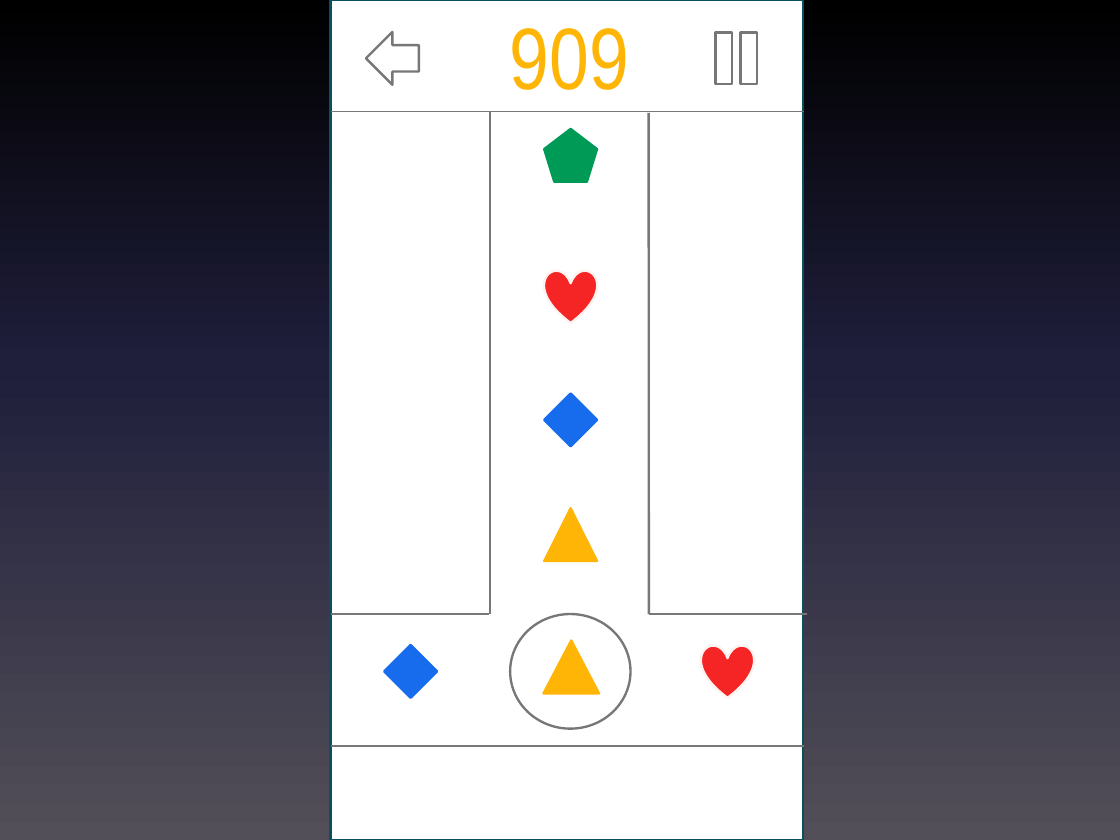
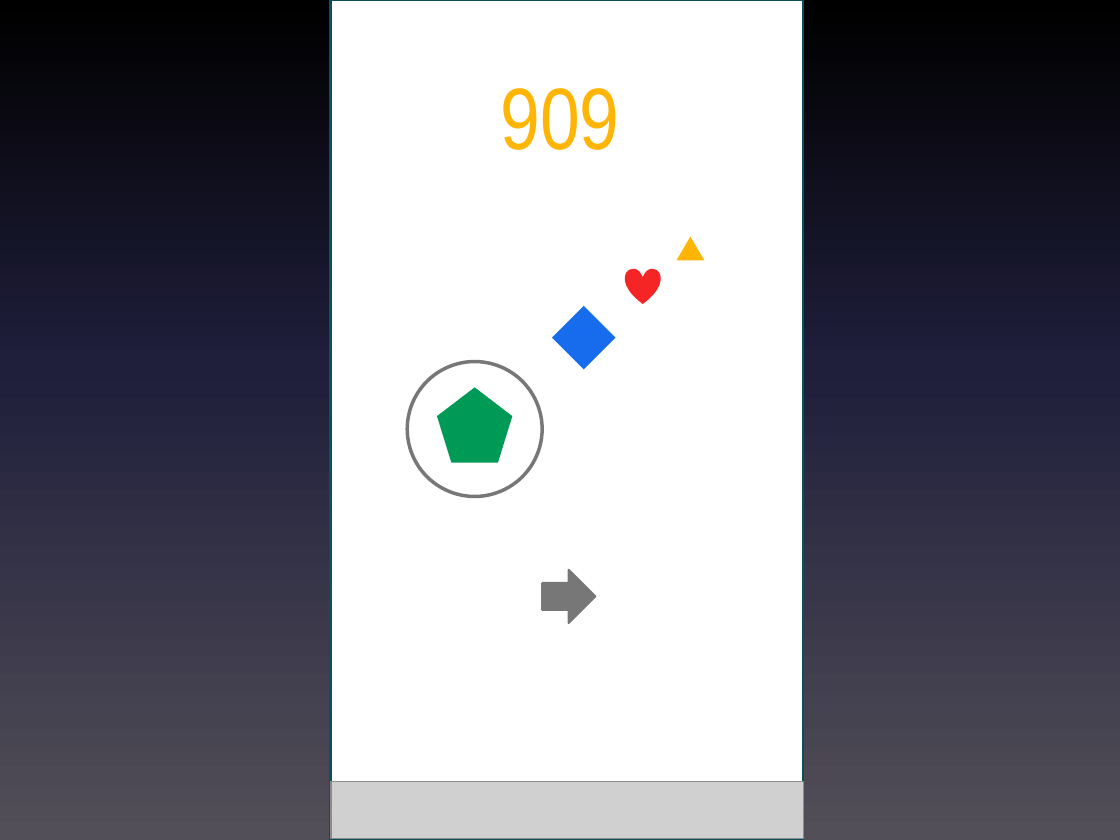
Before and after one commit to seovi/CubeProject, a slide deck: slide 1 of cube_UI.pptx. Drawn at 1120x840 pixels with LibreOffice and Linux fonts; fonts in the diff are those of the drawing; grey boxes stand for pictures. Boxes give left, top, right and bottom in pixels: in the first picture for what was removed or moved away, otherwise in the second. Text is boxed around its words. In the diff, an @@ line names an element or a change of style, - is before the commit and + after.

```diff
--- a/cube_UI.pptx
+++ b/cube_UI.pptx
@@ math equal removed at (x1=701, y1=24, x2=772, y2=94) @@
@@ left arrow removed at (x1=366, y1=32, x2=419, y2=85) @@
@@ text "909" moved from (x1=510, y1=28, x2=629, y2=90) to (x1=500, y1=88, x2=619, y2=150) @@
@@ line removed from (332, 111) to (804, 111) @@
@@ line removed from (491, 111) to (491, 614) @@
@@ line removed from (648, 113) to (648, 614) @@
@@ pentagon removed at (x1=544, y1=129, x2=597, y2=181) @@
@@ heart resized from (x1=544, y1=270, x2=597, y2=323) to (x1=625, y1=269, x2=661, y2=305) @@
@@ heart at (x1=625, y1=269, x2=661, y2=305): outline #FEF2F0 1.5 pt to none @@
@@ diamond resized from (x1=544, y1=393, x2=597, y2=446) to (x1=552, y1=306, x2=616, y2=370) @@
@@ diamond at (x1=552, y1=306, x2=616, y2=370): outline #176CED 1.5 pt to none @@
@@ group added at (x1=362, y1=172, x2=758, y2=569): 1 rectangle, 1 triangle, 1 pentagon, 1 ellipse @@
@@ triangle removed at (x1=544, y1=508, x2=597, y2=561) @@
@@ left arrow added at (x1=542, y1=570, x2=595, y2=623), fill #777777, outline #777777 1.5 pt @@
@@ line removed from (330, 614) to (489, 614) @@
@@ ellipse removed at (x1=511, y1=614, x2=631, y2=728) @@
@@ line removed from (648, 614) to (806, 614) @@
@@ diamond removed at (x1=384, y1=645, x2=437, y2=698) @@
@@ triangle removed at (x1=543, y1=641, x2=599, y2=693) @@
@@ heart removed at (x1=701, y1=645, x2=754, y2=698) @@
@@ line removed from (332, 746) to (803, 746) @@
@@ picture added at (x1=332, y1=782, x2=804, y2=839) @@
```
Also in this commit, not shown: 2 slides added, 36 other files.
